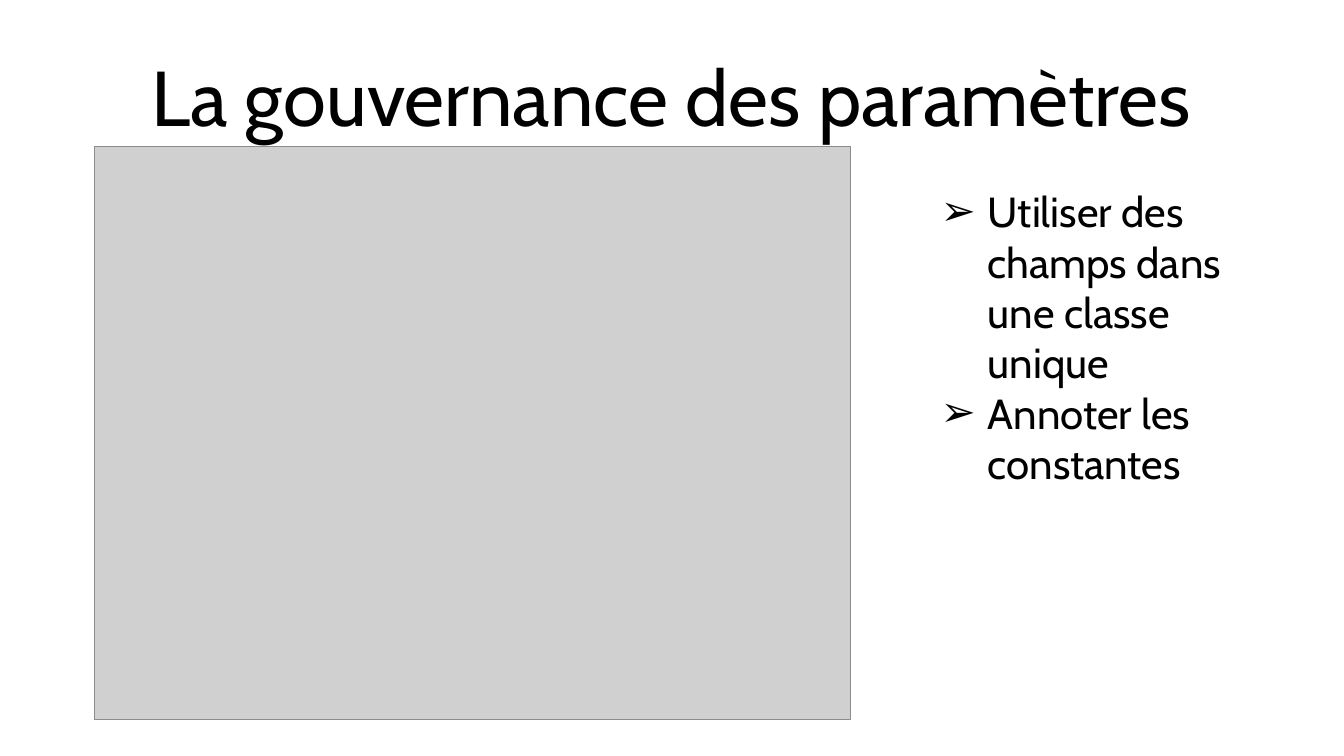
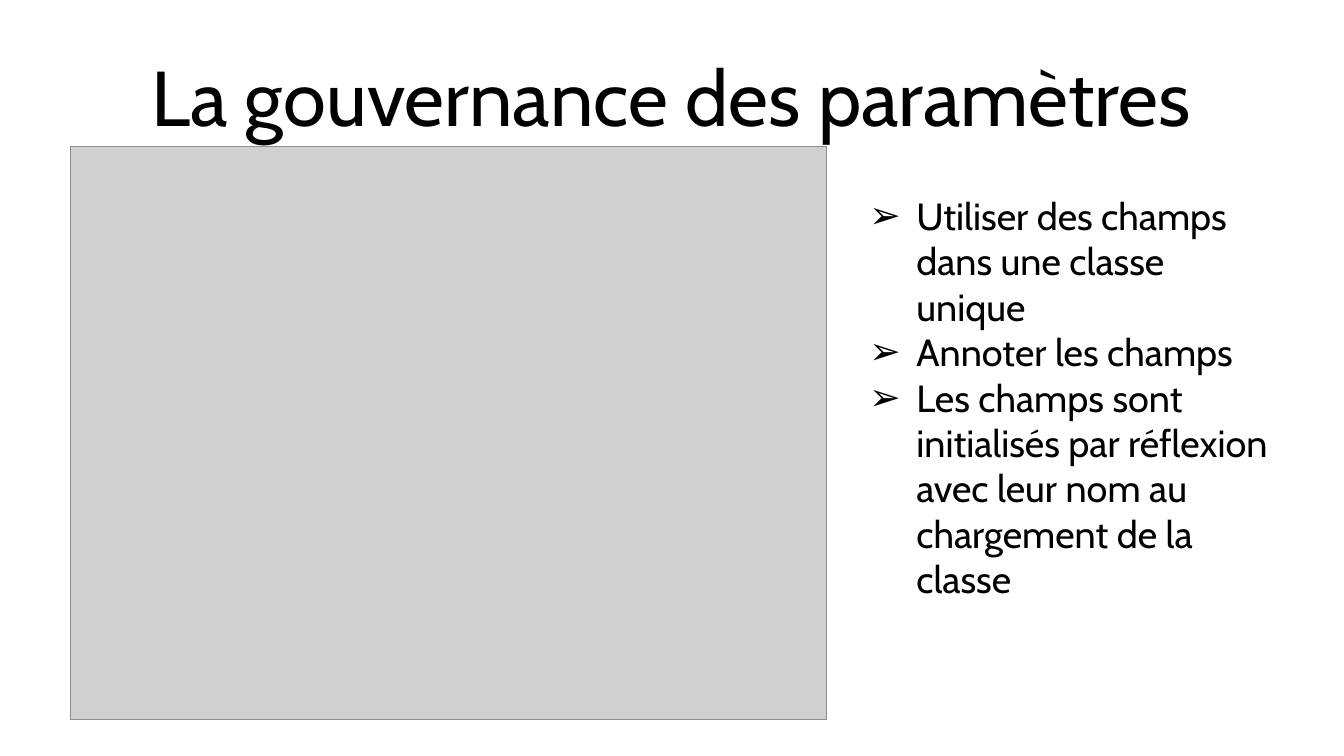
Before and after one commit to dbaeli/conf4j, a slide deck: slide 11 of conf4j-slides/Devops_Configuration_Jungle_Devoxx_FR_2012.pptx. Drawn at 1344x756 pixels with LibreOffice and Linux fonts; fonts in the diff are those of the drawing; grey boxes stand for pictures; background and template pictures are left out. Boxes give left, top, right and bottom in pixels: in the first picture for what was removed or moved away, otherwise in the second. Text is boxed around its words. In the diff, an @@ line names an element or a change of style, - is before the commit and + after.

```diff
--- a/conf4j-slides/Devops_Configuration_Jungle_Devoxx_FR_2012.pptx
+++ b/conf4j-slides/Devops_Configuration_Jungle_Devoxx_FR_2012.pptx
@@ picture: place and size @@
-picture at [94, 147, 850, 719]
+picture at [71, 147, 827, 719]
@@ text "Utiliser des champs dans une ...": place and size @@
-text "Utiliser des champs dans une ..." at [988, 195, 1221, 480]
+text "Utiliser des champs dans une ..." at [916, 201, 1267, 594]
@@ text at [916, 201, 1227, 330]: size 40 to 36 pt in "Utiliser des champs dans une classe unique" @@
@@ text at [916, 337, 1267, 594]: text changed; size 40 to 36 pt @@
-➢ Annoter les constantes
+➢ Annoter les champs
+➢ Les champs sont initialisés par réflexion avec leur nom au chargement de la classe
```
Also in this commit, not shown: 8 other slides changed, 1 other file.
